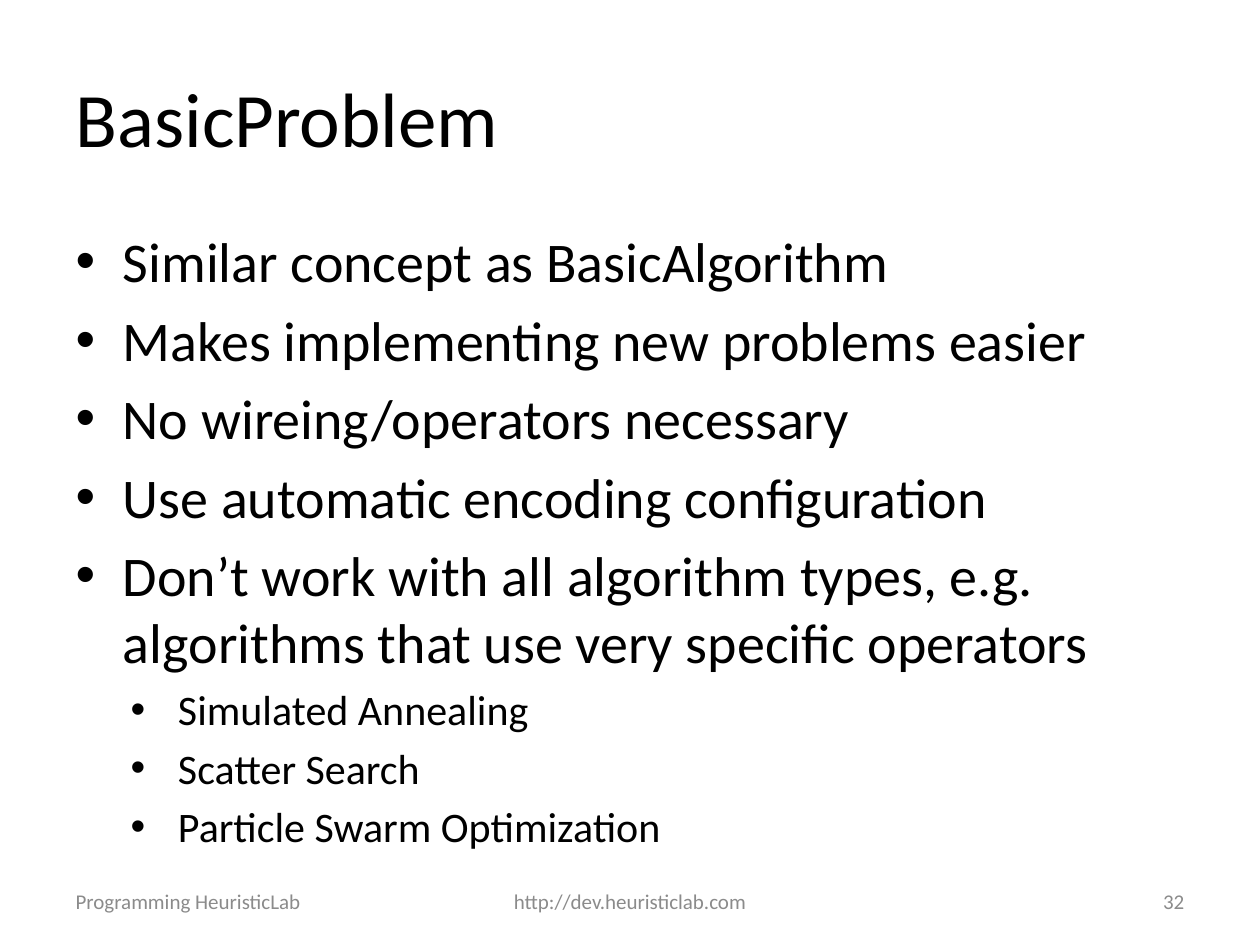
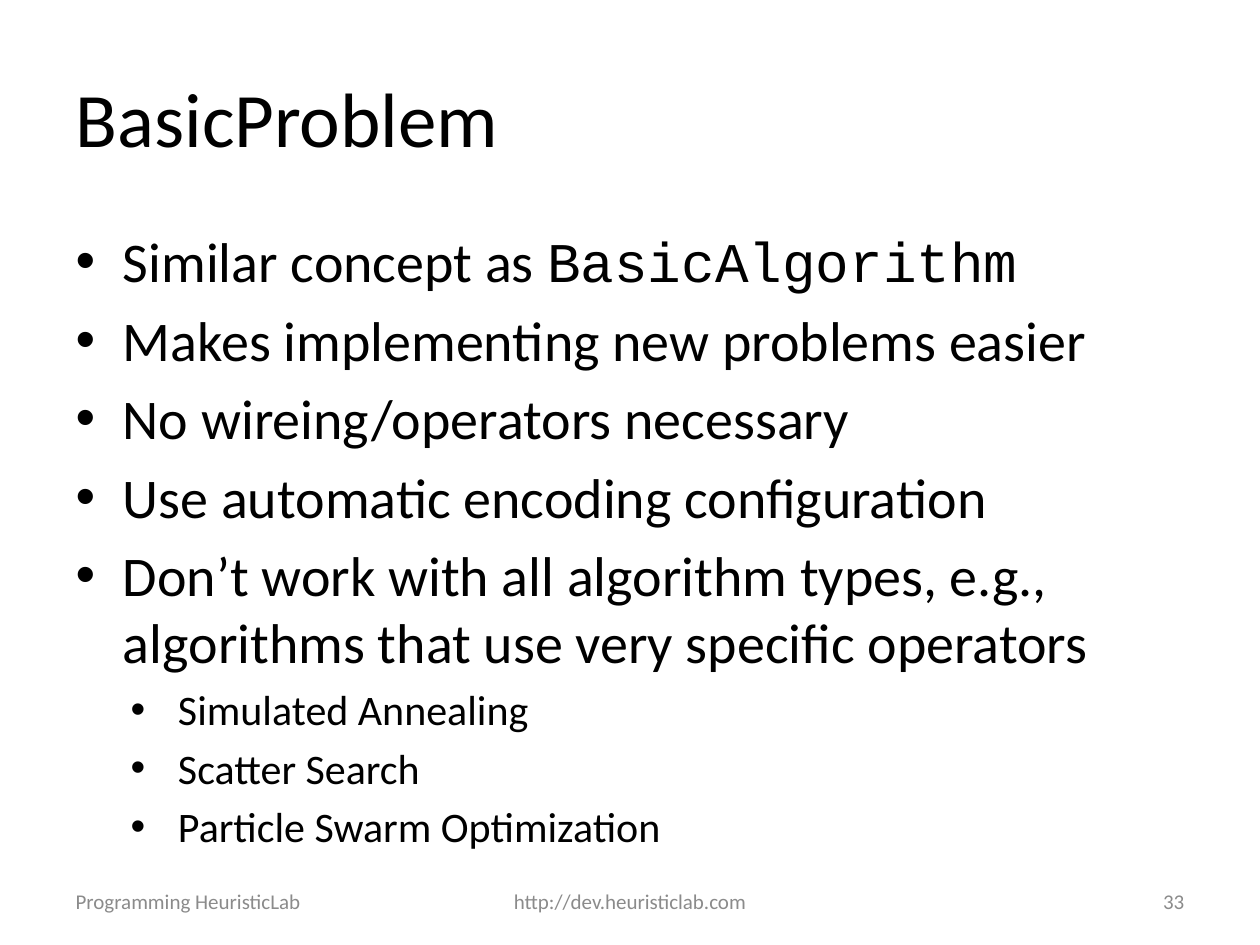
Before and after one commit to heal-research/HeuristicLab, a slide deck: slide 33 of documentation/Tutorials/Programming HeuristicLab - Algorithms and Problems.pptx (slide 32 before the commit). Drawn at 1260x945 pixels with LibreOffice and Linux fonts; fonts in the diff are those of the drawing; background and template pictures are left out. Boxes give left, top, right and bottom in pixels: in the first picture for what was removed or moved away, otherwise in the second. Text is boxed around its words. In the diff, an @@ line names an element or a change of style, - is before the commit and + after.

```diff
--- a/documentation/Tutorials/Programming HeuristicLab - Algorithms and Problems.pptx
+++ b/documentation/Tutorials/Programming HeuristicLab - Algorithms and Problems.pptx
@@ text at (x1=123, y1=242, x2=1017, y2=294): font Calibri to Courier New in "BasicAlgorithm" @@
@@ text at (x1=123, y1=556, x2=1087, y2=673): text changed @@
-  • Don’t work with all algorithm types, e.g. algorithms that use very specific operators
+  • Don’t work with all algorithm types, e.g., algorithms that use very specific operators
@@ page number at (x1=1163, y1=895, x2=1184, y2=909): text changed @@
-32
+33
```
Also in this commit, not shown: 24 other slides changed, 1 slide added, 3 other files.
